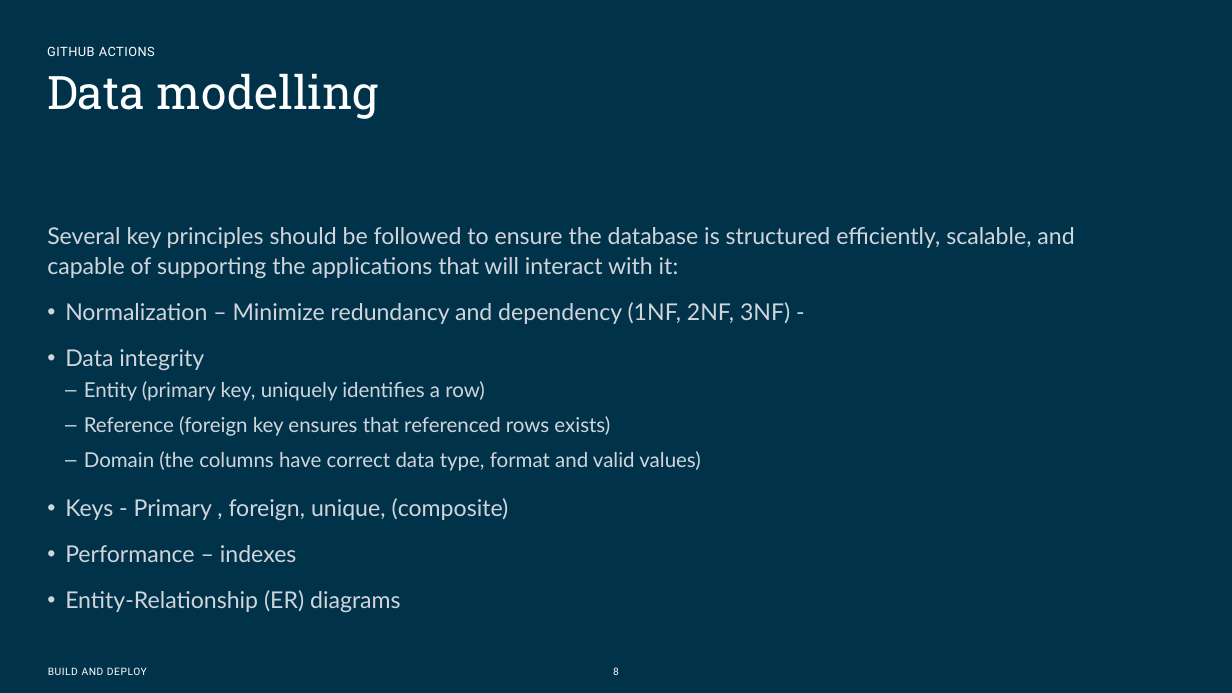
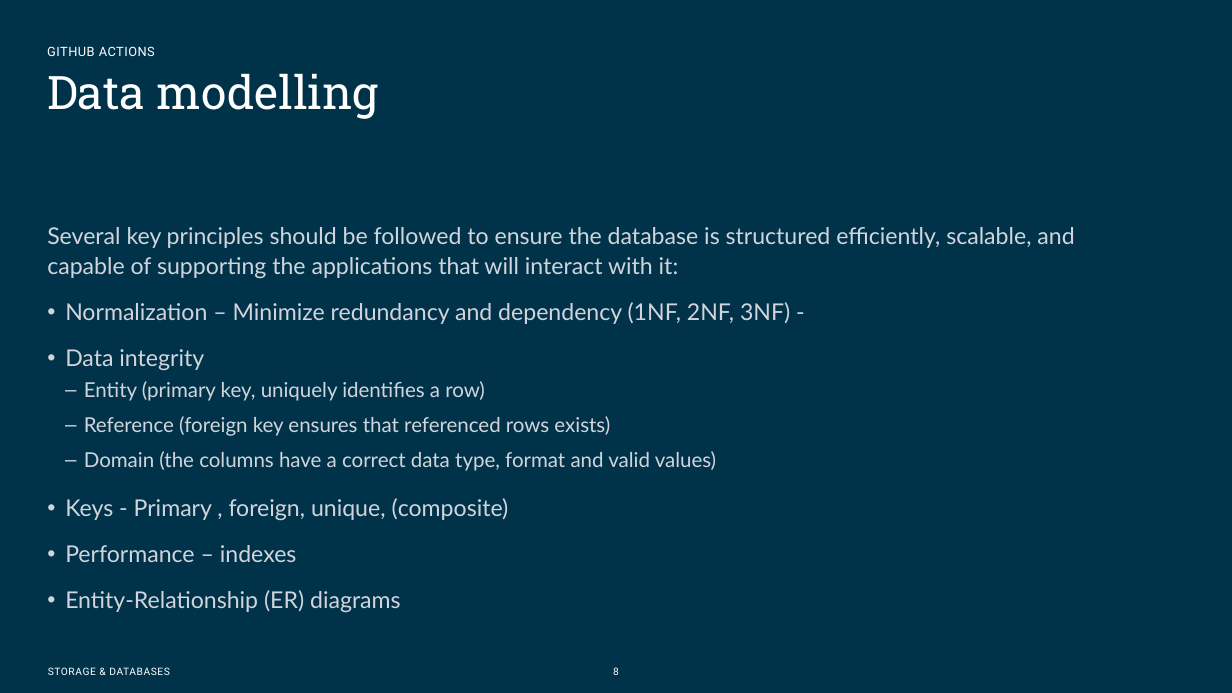
Before and after one commit to Omegapoint-Norge-Academy/storage-and-databases, a slide deck: slide 8 of Presentation material/Databases APP.pptx. Drawn at 1232x693 pixels with LibreOffice and Linux fonts; fonts in the diff are those of the drawing; background and template pictures are left out. Boxes give left, top, right and bottom in pixels: in the first picture for what was removed or moved away, otherwise in the second. Text is boxed around its words. In the diff, an @@ line names an element or a change of style, - is before the commit and + after.

```diff
--- a/Presentation material/Databases APP.pptx
+++ b/Presentation material/Databases APP.pptx
@@ text at (x1=84, y1=451, x2=716, y2=471): text changed @@
-  ‒ Domain (the columns have correct data type, format and valid values)
+  ‒ Domain (the columns have a correct data type, format and valid values)
@@ text at (x1=48, y1=667, x2=169, y2=675): text changed @@
-BUILD AND DEPLOY
+STORAGE & DATABASES
```
Also in this commit, not shown: 8 other slides changed, 8 slides added.
